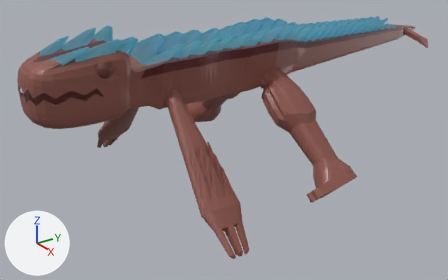
What one commit did to the Blender file Picke/Picke3.blend.
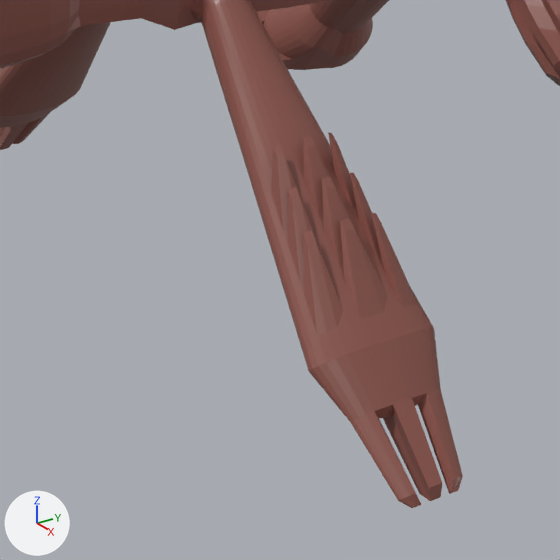
Each version is shown whole from a 50 mm camera at (18.56, -7.53, 6.72) aimed at (-0.07, 5.21, -3.21), then close up on the part from 23% to 62% of the width and 36% to 98% of the height. Lighting does not change. The marker at lower left points along +X, +Y and +Z.
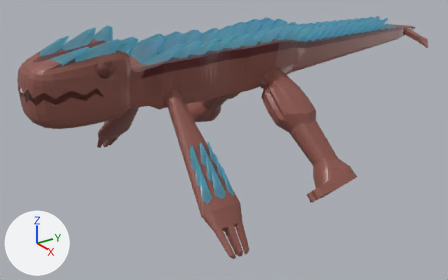
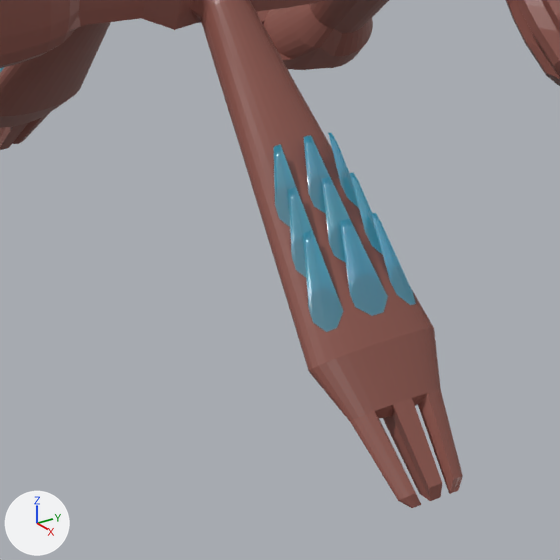
Edits to the scene script, one JSON object a line:
```json
{"block": "me_cube", "where": "# used by ob_cube; location = (0.0, 0.0, 0.0)"}
{"op": "remove", "block": "me_cube", "code": "me_cube.from_pydata(...)  # 8074 vertices, 8743 faces; spans x 0.0..5.2, y -2.5..15.8, z -4.6..1.8"}
{"op": "add", "block": "me_cube", "code": "me_cube.from_pydata(...)  # 8234 vertices, 8939 faces; spans x 0.0..5.2, y -2.5..15.8, z -4.6..1.8"}
{"block": "me_cube", "change": "me_cube part 1"}
{"block": "me_cube", "change": "68 faces are deleted"}
{"block": "me_cube", "change": "160 vertices are added at x 3.9..4.5, y 1.6..3.0, z -3.9..-3.4"}
{"block": "me_cube", "change": "228 new faces join them, mat_material (brown #8c554c)"}
{"block": "me_cube", "change": "36 new faces join them, mat_crystal"}
{"block": "me_cube", "change": "me_cube part 2: 45 faces spanning x 2.7..4.0, y 1.7..3.0, z -3.2..-1.6 switch from mat_material (brown #8c554c) to mat_crystal"}
```

Boxes [x1, y1, x2, y2] around the edits, measured in the close-ups (560 x 560 px):
```json
{"part": 1, "of": "me_cube", "change": "built on", "before": [0, 67, 441, 421], "after": [0, 67, 441, 421]}
{"part": 2, "of": "me_cube", "change": "recoloured", "before": [0, 68, 416, 332], "after": [0, 68, 416, 332]}
```
